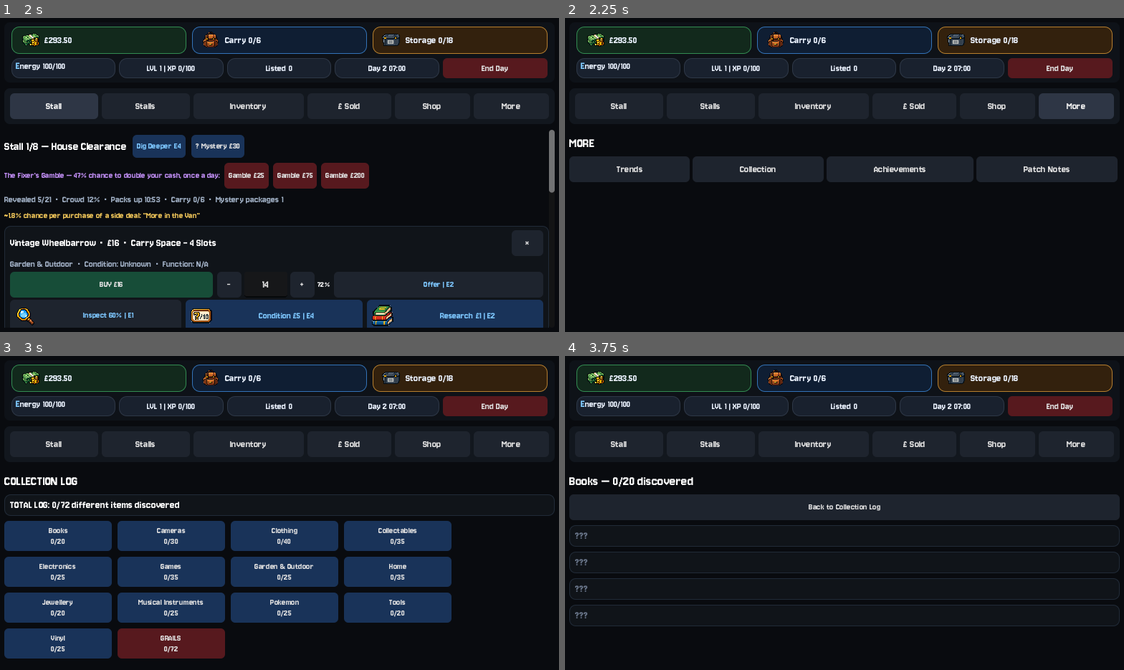
Above: before the commit, frames 1-4 (two rows, left to right).
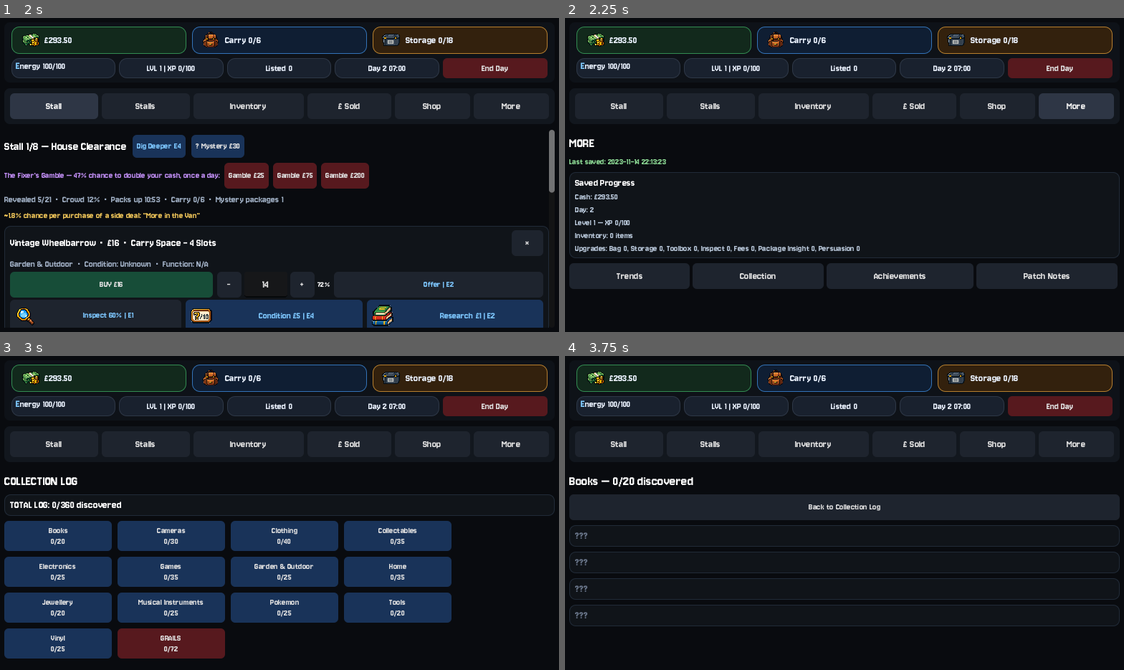
Above: after the commit, the same moments.

Repository: wmilburn1997-ai/car-boot-reseller
Game: Godot game, scene res://Main.tscn
The game is run twice, just before and just after one commit, with the same random seed, the same clock (stepped at 60 frames per second) and the same inputs.
Inputs:
- Up to frame 1 (2 s): click "End Day" at 0.5 s; click "Stall" at 1.25 s
- Up to frame 2 (2.25 s): click "More" at 2 s
- Up to frame 3 (3 s): click "Collection" at 2.75 s
- Up to frame 4 (3.75 s): click "Books 0/20" at 3.5 s

Frame 1 is identical in both runs. In frame 2, 14% of the frame differs, in the area x 0-100%, y 44-87%; in frame 3, 0.3%; in frame 4, nothing differs.

Commit message:
Add local save system, fix Total Log denominator

Diff:
--- a/main.gd
+++ b/main.gd
@@ -180,6 +180,8 @@
 var total_haggled_savings = 0.0
 var inventory_tab = "unlisted"
 var fixer_used_today = false
+const SAVE_PATH = "user://savegame.json"
+var last_save_time = ""
 var package_insight_level = 0
 var persuasion_level = 0
 const PACKAGE_INSIGHT_MAX = 20
@@ -284,6 +286,7 @@
 		storage_icon = load("res://storage_icon.png")
 	rng.randomize()
 	reset_day_stats()
+	load_game()
 	generate_weekly_trends()
 	generate_day()
 	adjust_scale_for_device()
@@ -534,6 +537,32 @@
 	title.add_theme_font_size_override("font_size", 20)
 	title.text = "MORE"
 	body.add_child(title)
+
+	var save_line = Label.new()
+	save_line.autowrap_mode = TextServer.AUTOWRAP_WORD_SMART
+	save_line.size_flags_horizontal = Control.SIZE_EXPAND_FILL
+	save_line.add_theme_font_size_override("font_size", 13)
+	save_line.add_theme_color_override("font_color", Color(0.55,0.85,0.58,1.0))
+	save_line.text = ("Last saved: %s" % last_save_time) if last_save_time != "" else "Not saved yet — plays automatically as you play."
+	body.add_child(save_line)
+
+	var save_panel = make_card()
+	body.add_child(save_panel)
+	var save_box = VBoxContainer.new()
+	save_box.add_theme_constant_override("separation", 3)
+	save_panel.add_child(save_box)
+	var save_header = Label.new()
+	save_header.add_theme_font_size_override("font_size", 15)
+	save_header.text = "Saved Progress"
+	save_box.add_child(save_header)
+	var save_summary = Label.new()
+	save_summary.autowrap_mode = TextServer.AUTOWRAP_WORD_SMART
+	save_summary.size_flags_horizontal = Control.SIZE_EXPAND_FILL
+	save_summary.add_theme_font_size_override("font_size", 13)
+	save_summary.add_theme_color_override("font_color", Color(0.72,0.78,0.85,1.0))
+	save_summary.text = "Cash: £%.2f\nDay: %d\nLevel %d — XP %d/%d\nInventory: %d items\nUpgrades: Bag %d, Storage %d, Toolbox %d, Inspect %d, Fees %d, Package Insight %d, Persuasion %d" % [cash, day, player_level, player_xp, xp_needed_for_level(player_level), inventory.size(), bag_level, storage_level, toolbox_level, eye_level, fee_level, package_insight_level, persuasion_level]
+	save_box.add_child(save_summary)
+
 	var more_row = HFlowContainer.new()
 	more_row.add_theme_constant_override("separation", 8)
 	body.add_child(more_row)
@@ -847,6 +876,70 @@
 		queue_popup("The Fixer's Gamble — LOST £%.0f. Better luck tomorrow." % amount)
 	show_stall()
 
+func get_save_data():
+	return {
+		"cash": cash,
+		"day": day,
+		"player_level": player_level,
+		"player_xp": player_xp,
+		"inventory": inventory,
+		"bag_level": bag_level,
+		"storage_level": storage_level,
+		"toolbox_level": toolbox_level,
+		"eye_level": eye_level,
+		"fee_level": fee_level,
+		"package_insight_level": package_insight_level,
+		"persuasion_level": persuasion_level,
+		"achievements": achievements,
+		"discovered_log": discovered_log,
+		"family_stats": family_stats,
+		"sold_history": sold_history,
+		"total_haggled_savings": total_haggled_savings,
+		"negative_days_streak": negative_days_streak,
+		"save_time": Time.get_datetime_string_from_system(false, true),
+	}
+
+func save_game():
+	var data = get_save_data()
+	var file = FileAccess.open(SAVE_PATH, FileAccess.WRITE)
+	if file == null:
+		return
+	file.store_string(JSON.stringify(data))
+	file.close()
+	last_save_time = str(data["save_time"])
+
+func load_game():
+	if not FileAccess.file_exists(SAVE_PATH):
+		return false
+	var file = FileAccess.open(SAVE_PATH, FileAccess.READ)
+	if file == null:
+		return false
+	var text = file.get_as_text()
+	file.close()
+	var parsed = JSON.parse_string(text)
+	if parsed == null or typeof(parsed) != TYPE_DICTIONARY:
+		return false
+	cash = float(parsed.get("cash", cash))
+	day = int(parsed.get("day", day))
+	player_level = int(parsed.get("player_level", player_level))
+	player_xp = int(parsed.get("player_xp", player_xp))
+	inventory = parsed.get("inventory", inventory)
+	bag_level = int(parsed.get("bag_level", bag_level))
+	storage_level = int(parsed.get("storage_level", storage_level))
+	toolbox_level = int(parsed.get("toolbox_level", toolbox_level))
+	eye_level = int(parsed.get("eye_level", eye_level))
+	fee_level = int(parsed.get("fee_level", fee_level))
+	package_insight_level = int(parsed.get("package_insight_level", package_insight_level))
+	persuasion_level = int(parsed.get("persuasion_level", persuasion_level))
+	achievements = parsed.get("achievements", achievements)
+	discovered_log = parsed.get("discovered_log", discovered_log)
+	family_stats = parsed.get("family_stats", family_stats)
+	sold_history = parsed.get("sold_history", sold_history)
+	total_haggled_savings = float(parsed.get("total_haggled_savings", total_haggled_savings))
+	negative_days_streak = int(parsed.get("negative_days_streak", negative_days_streak))
+	last_save_time = str(parsed.get("save_time", ""))
+	return true
+
 func xp_needed_for_level(level):
 	return int(100 + (level - 1) * 50)
 
@@ -1910,6 +2003,7 @@
 	check_side_deal(stall["seller"])
 	add_xp(2)
 	queue_popup("Item Purchased! %s — £%.2f" % [item["name"], item["paid"]], "success")
+	save_game()
 	set_status("Bought %s for £%.2f. Carry used %d/%d." % [item["name"], item["paid"], carry_used, bag_upgrades[bag_level]["capacity"]])
 	show_stall()
 
@@ -2077,6 +2171,7 @@
 	register_collection(item)
 	add_xp(2)
 	queue_popup("Item Purchased! %s — £%.2f" % [item["name"], item["paid"]], "success")
+	save_game()
 	set_status("Took the special offer: %s for £%.2f." % [item["name"], item["paid"]])
 	pending_special_offer = null
 	show_stall()
@@ -2521,6 +2616,7 @@
 	var color = Color(0.55,0.85,0.58,1.0) if profit >= 0.0 else Color(0.92,0.55,0.45,1.0)
 	set_status("Quick Sold — £%.2f — Profit %+.2f" % [quick_price, profit], color)
 	queue_popup("Item Quick Sold: %s — £%.2f" % [item["name"], quick_price], "success")
+	save_game()
 	show_inventory()
 
 func format_sale_breakdown(item, price):
@@ -3033,6 +3129,7 @@
 		fs_sale["highest_sold"] = max(float(fs_sale["highest_sold"]), sale_price)
 		fs_sale["lifetime_profit"] = float(fs_sale["lifetime_profit"]) + sale_profit
 	queue_popup("Item Sold: %s — £%.2f — Profit %+.2f" % [item["name"], sale_price, sale_profit], "success")
+	save_game()
 	if sale_price - item["paid"] > 0:
 		unlock_achievement("First Flip")
 	return "sold_removed"
@@ -3231,6 +3328,7 @@
 	else:
 		persuasion_level += 1
 	set_status("UPGRADE PURCHASED.")
+	save_game()
 	show_shop()
 
 func add_upgrade_card(title, data, level, kind, target = null):
@@ -3310,9 +3408,17 @@
 	else:
 		toolbox_level += 1
 	set_status("UPGRADE PURCHASED.")
+	save_game()
 	show_shop()
 
 var patch_notes = [
+	{"version": "Latest — 10/09/2026 02:35", "notes": [
+		"Fixed: Total Log was counting distinct items (72) instead of all discoverable item+rarity combinations (360), inconsistent with how the category boxes count",
+		"Added a local save system using Godot's user:// storage, which persists in your browser — saves Cash, Day, Level/XP, Inventory, all Shop upgrades, Achievements, Collection Log progress, and Sold History",
+		"Auto-saves after buying, selling, quick selling, buying an upgrade, and ending the day — and loads automatically when the game starts",
+		"More tab now shows a live 'Last saved' line plus a summary of exactly what's saved",
+		"Stall-specific state (today's stock, energy, time of day) is NOT saved — loading resumes your progress but generates a fresh day, rather than trying to resume mid-day",
+	]},
 	{"version": "Latest — 10/09/2026 02:00", "notes": [
 		"Collection Log overhauled into a Pokedex-style system: one box per category (13 total) plus a GRAILS box for your rarest tier finds, each showing X/Y discovered, with an unclickable TOTAL LOG box showing how many of the 72 distinct items you've ever found",
 		"Each discovered item now shows real tracked stats: times found, best condition ever seen, cheapest ever bought, highest ever sold, specials discovered X/Y, highest rarity tier found, and lifetime profit — all newly tracked from this update onward",
@@ -3548,11 +3654,7 @@
 	return [found, item_families.size()]
 
 func total_families_discovered():
-	var found = 0
-	for family in item_families:
-		if family_stats.has(family["name"]):
-			found += 1
-	return [found, item_families.size()]
+	return [discovered_log.size(), item_families.size() * rarity_table.size()]
 
 func render_family_stat_card(family, force_undiscovered = false):
 	var fam_name = family["name"]
@@ -3606,7 +3708,7 @@
 	total_label.autowrap_mode = TextServer.AUTOWRAP_WORD_SMART
 	total_label.size_flags_horizontal = Control.SIZE_EXPAND_FILL
 	total_label.add_theme_font_size_override("font_size", 16)
-	total_label.text = "TOTAL LOG: %d/%d different items discovered" % [total_counts[0], total_counts[1]]
+	total_label.text = "TOTAL LOG: %d/%d discovered" % [total_counts[0], total_counts[1]]
 	total_panel.add_child(total_label)
 
 	var grid = HFlowContainer.new()
@@ -3774,6 +3876,7 @@
 		generate_weekly_trends()
 	reset_day_stats()
 	generate_day()
+	save_game()
 	update_header()
 
 func show_bankruptcy_screen():
Binary file changed: docs/index.icon.png
Not shown, changed: docs/index.html
Not shown, changed: docs/index.pck
